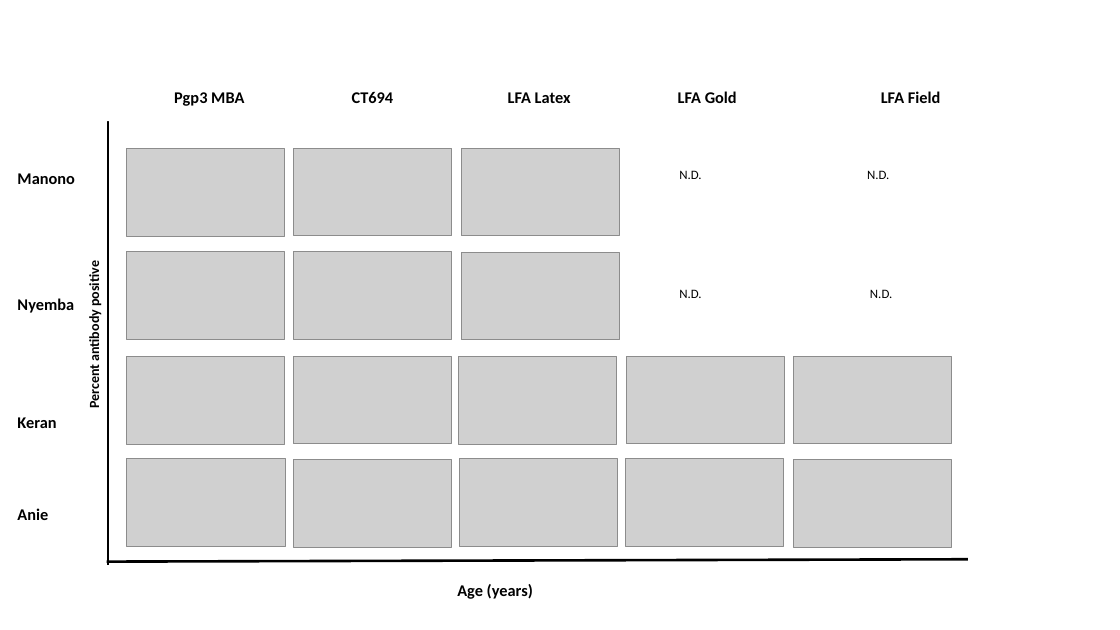
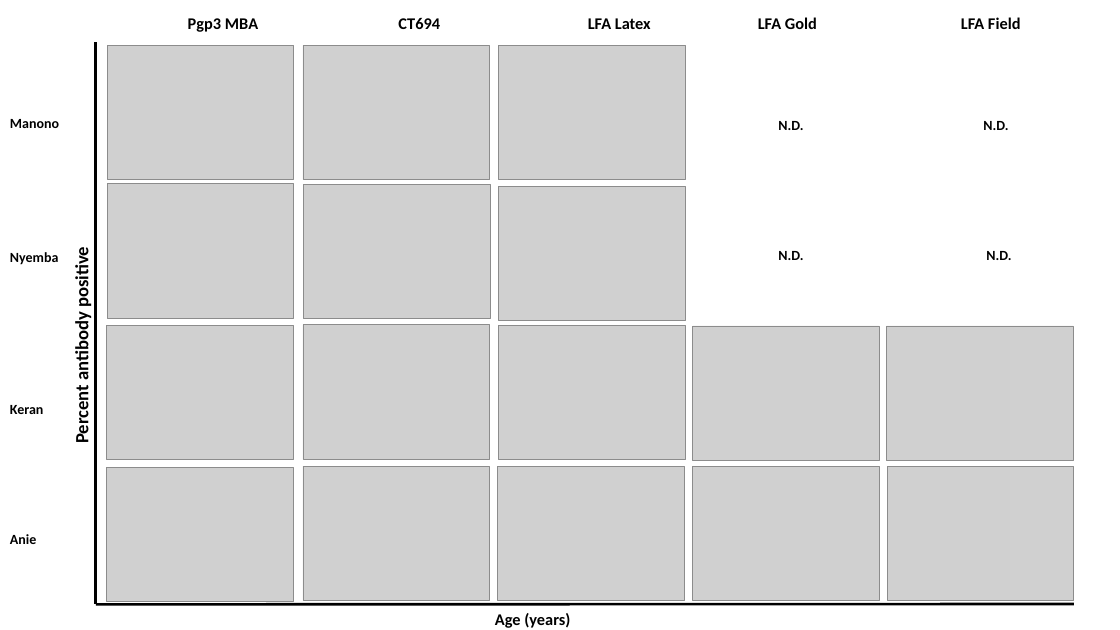
Before and after one commit to jessmhoehner/CDC_Multicountry_trachoma_seroproject, a slide deck: slide 1 of docs/Figure3_draft_JR.pptx. Drawn at 1120x630 pixels with LibreOffice and Linux fonts; fonts in the diff are those of the drawing; grey boxes stand for pictures. Boxes give left, top, right and bottom in pixels: in the first picture for what was removed or moved away, otherwise in the second. Text is boxed around its words. In the diff, an @@ line names an element or a change of style, - is before the commit and + after.

```diff
--- a/docs/Figure3_draft_JR.pptx
+++ b/docs/Figure3_draft_JR.pptx
@@ text "Pgp3 MBA CT694 LFA Latex ..." rewrapped from <box>174,91,941,106</box> to <box>188,17,1021,32</box> @@
@@ text "Manono": place and size @@
-text "Manono" at <box>17,173,75,520</box>
+text "Manono" at <box>10,252,58,544</box>
@@ text "Manono" at <box>10,252,58,544</box>: size 14 to 12 pt @@
@@ line moved from (108, 98) - (108, 565) to (96, 42) - (96, 604) @@
@@ picture added at <box>107,45,293,180</box> @@
@@ picture added at <box>303,45,490,180</box> @@
@@ picture added at <box>499,45,686,180</box> @@
@@ text "N.D. N.D.": place and size @@
-text "N.D. N.D." at <box>679,170,892,298</box>
+text "N.D. N.D." at <box>778,121,1011,260</box>
@@ text "N.D. N.D." at <box>778,121,1011,260</box>: size 11 to 12 pt, bold on @@
@@ picture removed at <box>126,149,284,236</box> @@
@@ picture removed at <box>294,148,452,235</box> @@
@@ picture removed at <box>461,148,619,235</box> @@
@@ picture: place and size @@
-picture at <box>126,251,284,339</box>
+picture at <box>108,184,294,318</box>
@@ picture: place and size @@
-picture at <box>293,252,451,339</box>
+picture at <box>303,185,490,319</box>
@@ picture: place and size @@
-picture at <box>461,252,619,339</box>
+picture at <box>499,187,686,321</box>
@@ text "Percent antibody positive": place and size @@
-text "Percent antibody positive" at <box>86,265,103,408</box>
+text "Percent antibody positive" at <box>71,253,94,442</box>
@@ text "Percent antibody positive" at <box>71,253,94,442</box>: size 12 to 16 pt @@
@@ picture: place and size @@
-picture at <box>126,357,284,444</box>
+picture at <box>107,325,293,460</box>
@@ picture: place and size @@
-picture at <box>293,356,451,444</box>
+picture at <box>303,325,490,460</box>
@@ picture: place and size @@
-picture at <box>459,356,617,444</box>
+picture at <box>499,325,686,460</box>
@@ picture: place and size @@
-picture at <box>626,356,784,444</box>
+picture at <box>693,326,880,460</box>
@@ picture added at <box>887,326,1074,460</box> @@
@@ picture removed at <box>793,356,951,444</box> @@
@@ picture: place and size @@
-picture at <box>126,459,285,546</box>
+picture at <box>107,467,293,602</box>
@@ picture: place and size @@
-picture at <box>294,460,452,547</box>
+picture at <box>303,466,490,601</box>
@@ picture: place and size @@
-picture at <box>460,459,618,546</box>
+picture at <box>498,466,685,601</box>
@@ picture: place and size @@
-picture at <box>626,459,784,546</box>
+picture at <box>693,466,880,601</box>
@@ picture removed at <box>793,460,951,547</box> @@
@@ picture added at <box>887,466,1074,601</box> @@
@@ line moved from (968, 560) - (107, 562) to (1074, 604) - (96, 605) @@
@@ text "Age (years)": place and size @@
-text "Age (years)" at <box>457,584,533,599</box>
+text "Age (years)" at <box>495,613,570,628</box>
```
Also in this commit, not shown: 17 other files.
